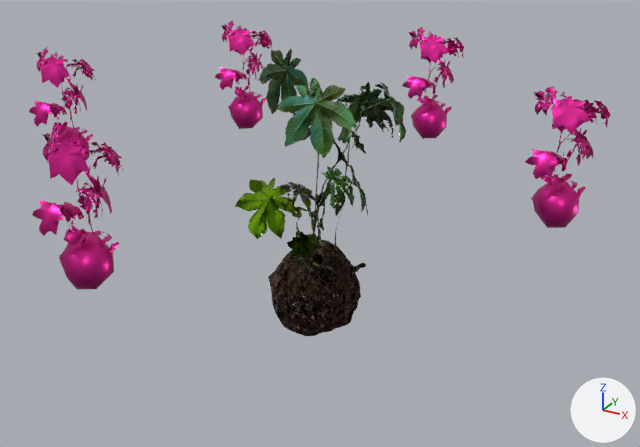
What one commit did to the glTF model docs/theyhadaplant.glb.
Both versions are drawn from a 50 mm camera at (3.09, -5.51, 5.3) aimed at (-0.03, 0.17, 2.46). Lighting does not change. The marker at lower right points along +X, +Y and +Z. Where no turn or scale is listed for an object, it has been applied to the vertices.

Names of what the first picture shows: 'leaf mid', 'leaf tall 1', 'leaf tall 2', 'leaf_lower', 'leaf_small_magenta', 'leaf_small_magenta.001', 'leaf_small_magenta.002', 'leaf_small_magenta.003', 'leaf_small_magenta.004', 'soil_reLo'.
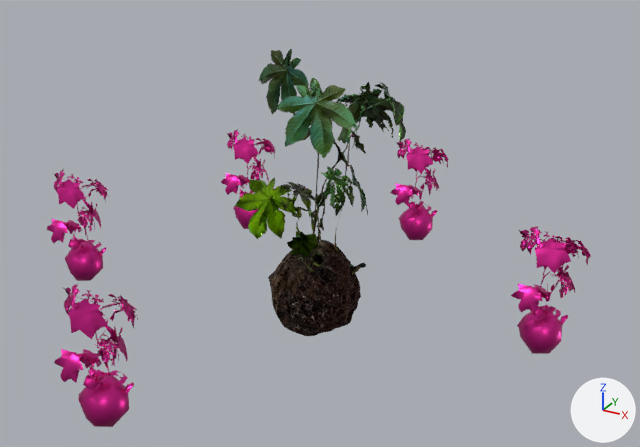
The newer file is also turned or shifted as a whole; pictures and numbers use the older file's frame.

The edits, one by one:
Mesh me_leaf_tall_lo_3_012_1 is new.
It has 2302 vertices, 3572 faces and spans x -0.253..0.3, y -0.233..0.233, z -0.161..0.877.
It uses material mat_flatcolor1 (pink #e7329d).
Mesh me_leaf_tall_lo_3_010_1 is new.
It has 2302 vertices, 3572 faces and spans x -0.252..0.301, y -0.23..0.236, z -0.175..0.862.
It uses material mat_flatcolor1 (pink #e7329d).
Mesh me_leaf_tall_lo_3_009_1 is new.
It has 2302 vertices, 3572 faces and spans x -0.259..0.294, y -0.237..0.229, z -0.171..0.867.
It uses material mat_flatcolor1 (pink #e7329d).
Mesh me_leaf_tall_lo_3_004_1 is new.
It has 2302 vertices, 3572 faces and spans x -0.252..0.301, y -0.238..0.228, z -0.171..0.867.
It uses material mat_flatcolor1 (pink #e7329d).
Mesh me_leaf_tall_lo_3_007_1 is new.
It has 2302 vertices, 3572 faces and spans x -0.255..0.298, y -0.239..0.227, z -0.157..0.881.
It uses material mat_flatcolor1 (pink #e7329d).
Object 'leaf_small_magenta' (ob_leaf_small_magenta) is deleted.
Object 'leaf_small_magenta.001' (ob_leaf_small_magenta_001) is deleted.
Object 'leaf_small_magenta.002' (ob_leaf_small_magenta_002) is deleted.
Object 'leaf_small_magenta.003' (ob_leaf_small_magenta_003) is deleted.
Object 'leaf_small_magenta.004' (ob_leaf_small_magenta_004) is deleted.
Object 'leaf05' (ob_leaf05) is new; it shows me_leaf_tall_lo_3_012_1.
Its location is (1.7, 0.6, 1.74).
Object 'leaf04' (ob_leaf04) is new; it shows me_leaf_tall_lo_3_010_1.
Its location is (0.0, 2.11, 1.74).
Object 'leaf03' (ob_leaf03) is new; it shows me_leaf_tall_lo_3_009_1.
Its location is (-1.6, 1.54, 1.74).
Object 'leaf02' (ob_leaf02) is new; it shows me_leaf_tall_lo_3_004_1.
Its location is (-2.3, -0.16, 1.74).
Object 'leaf01' (ob_leaf01) is new; it shows me_leaf_tall_lo_3_007_1.
Its location is (-0.65, -1.76, 1.74).

Location of each change, [x1, y1, x2, y2] in pixels of the pictures (640 x 447 px):
'leaf_small_magenta', deleted (pink)
    before: [32, 128, 123, 289]
'leaf01', added
    after: [54, 284, 138, 427]
'leaf_small_magenta.004', deleted (pink)
    before: [525, 87, 611, 228]
'leaf05', added (pink)
    after: [511, 227, 591, 354]
'leaf02', added (pink)
    after: [46, 169, 108, 281]
'leaf_small_magenta.003', deleted (pink)
    before: [402, 27, 464, 139]
'leaf_small_magenta.002', deleted (pink)
    before: [215, 20, 272, 129]
'leaf_small_magenta.001', deleted (pink)
    before: [29, 47, 96, 161]
'leaf04', added (pink)
    after: [390, 138, 449, 240]
'leaf03', added (pink)
    after: [221, 129, 275, 229]
